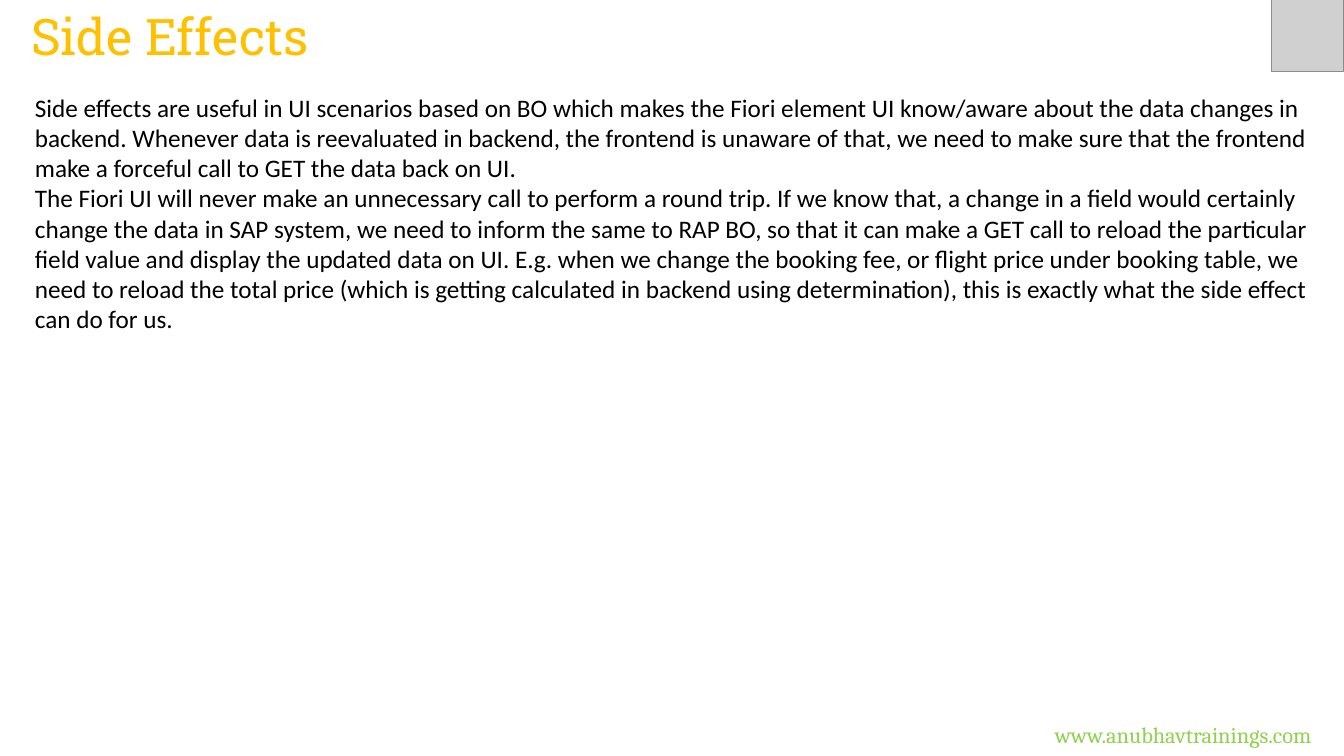
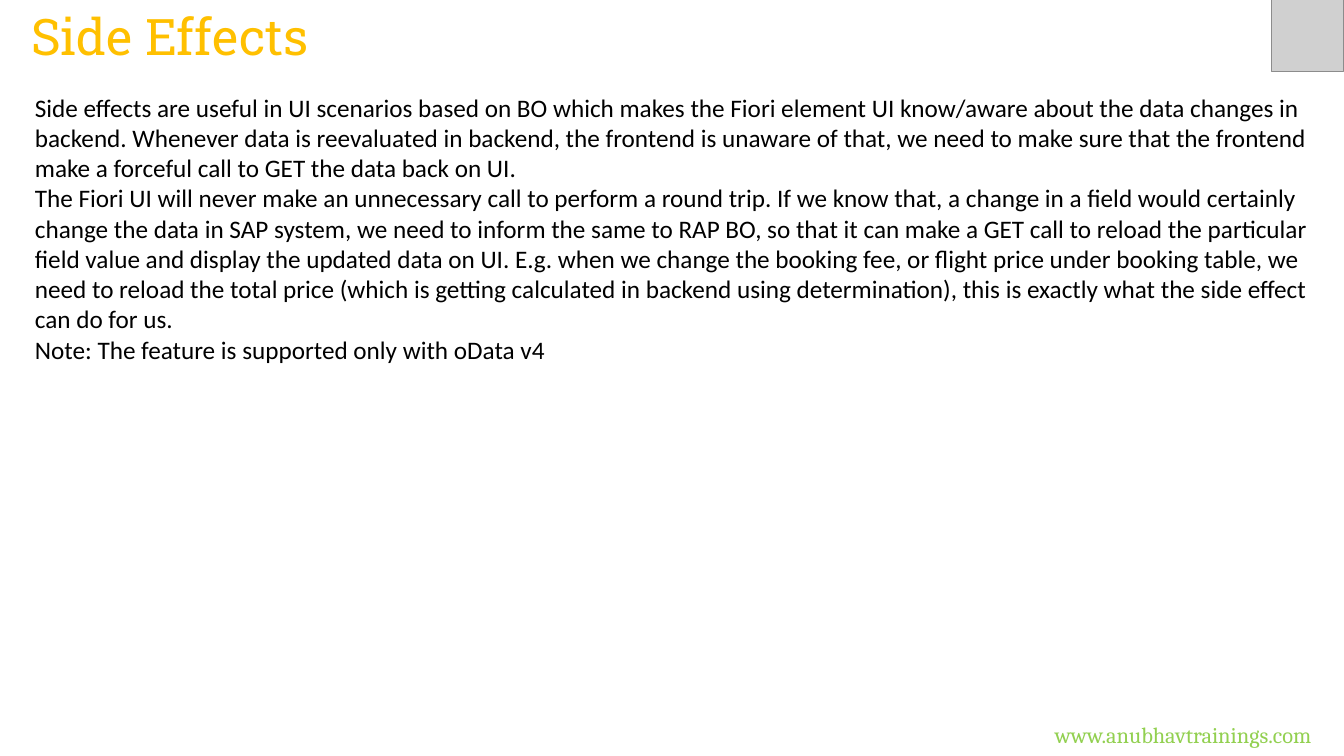
Before and after one commit to tprudhvisap/RAP_Training_Applied_Materials, a slide deck: slide 6 of Day 11/DAY-11.pptx. Drawn at 1344x756 pixels with LibreOffice and Linux fonts; fonts in the diff are those of the drawing; grey boxes stand for pictures. Boxes give left, top, right and bottom in pixels: in the first picture for what was removed or moved away, otherwise in the second. Text is boxed around its words. In the diff, an @@ line names an element or a change of style, - is before the commit and + after.

```diff
--- a/Day 11/DAY-11.pptx
+++ b/Day 11/DAY-11.pptx
@@ text at box(35, 341, 544, 363): paragraph added @@
+Note: The feature is supported only with oData v4
```
Also in this commit, not shown: 1 other slide changed, 8 slides removed, 2 other files.
